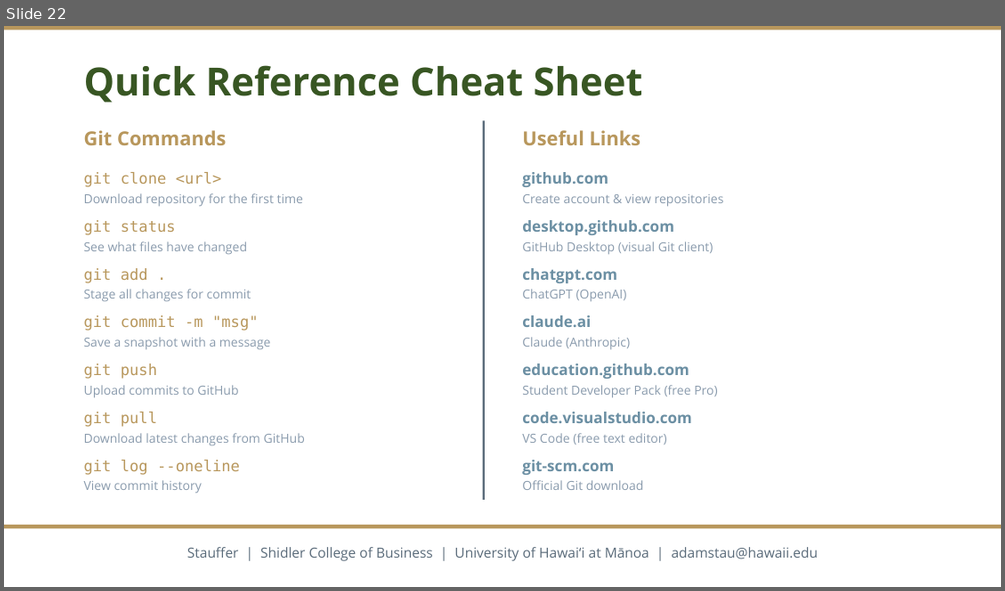
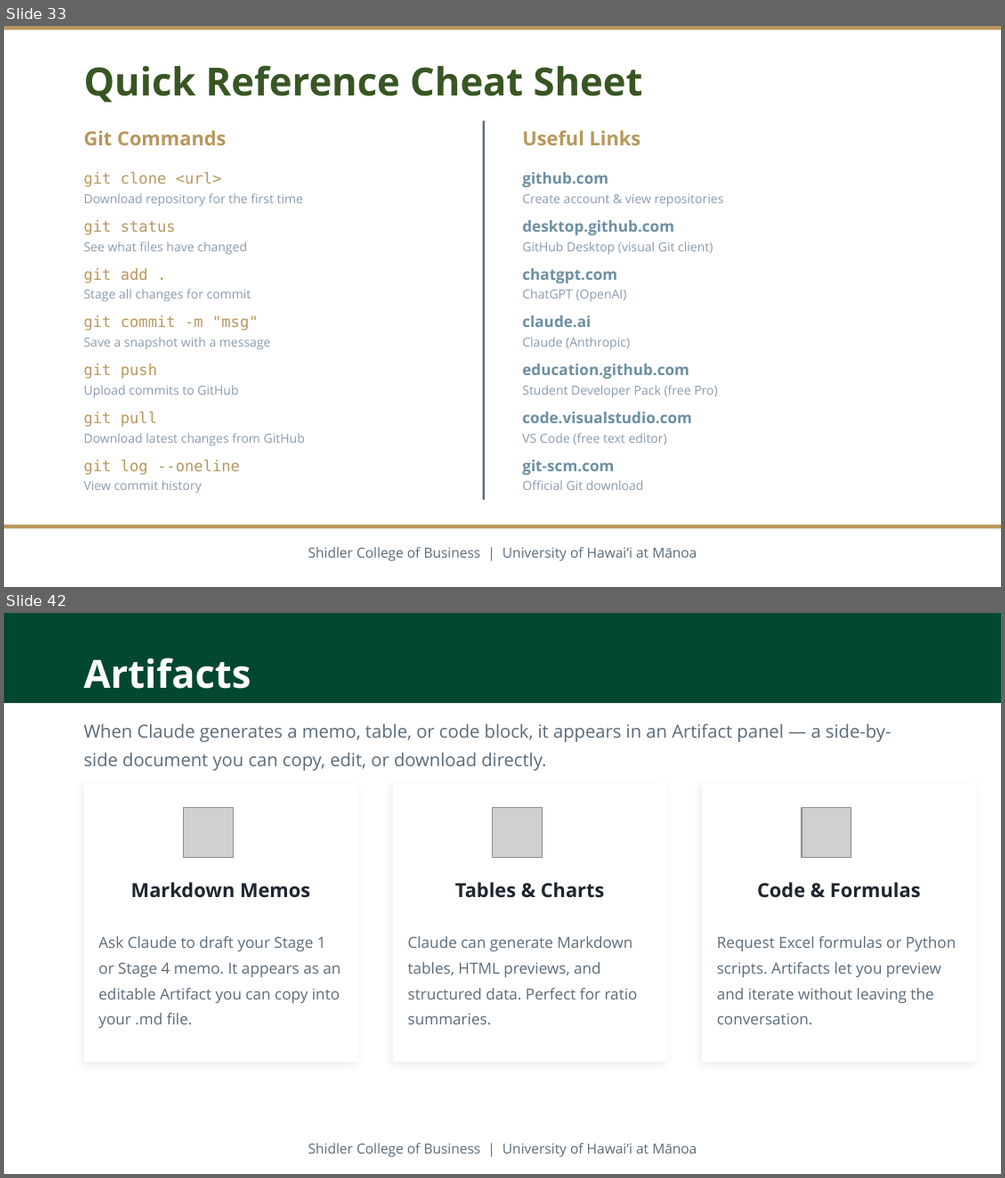
Before and after one commit to adamwstauffer/shidler, a slide deck: courses/BUS-629-VEMBA-International-Corporate-Finance/BUS629_AI_Ratios_Project.pptx. Shown one above the other, each under a label of ours: slide 22 before the commit, slides 33 and 42 after it; the slides between them are not shown. The pictures are 1005x591 and 1005x1178 pixels, drawn with LibreOffice and Linux fonts; fonts in the diff are those of the drawing; grey boxes stand for pictures. Boxes give left, top, right and bottom in pixels: in the first picture for what was removed or moved away, otherwise in the second. Text is boxed around its words. In the diff, an @@ line names an element or a change of style, - is before the commit and + after.

```diff
--- a/courses/BUS-629-VEMBA-International-Corporate-Finance/BUS629_AI_Ratios_Project.pptx
+++ b/courses/BUS-629-VEMBA-International-Corporate-Finance/BUS629_AI_Ratios_Project.pptx
@@ slide 42 added at <box>4,613,1001,1174</box>, background #FFFFFF @@
@@ rectangle added at <box>4,613,1001,703</box>, fill #024731 @@
@@ text added at <box>84,657,251,689</box>, 28 pt, text #FFFFFF, bold @@
+Artifacts
@@ text added at <box>84,723,891,771</box>, 13 pt, text #5A6B7A @@
+When Claude generates a memo, table, or code block, it appears in an Artifact panel — a side-by-side document you can copy, edit, or download directly.
@@ rectangle added at <box>84,782,358,1062</box>, fill #FFFFFF @@
@@ rectangle added at <box>393,782,667,1062</box>, fill #FFFFFF @@
@@ rectangle added at <box>702,782,976,1062</box>, fill #FFFFFF @@
@@ picture added at <box>184,807,234,857</box> @@
@@ picture added at <box>493,807,542,857</box> @@
@@ picture added at <box>801,807,851,857</box> @@
@@ text added at <box>131,882,310,898</box>, 14 pt, text #1E2530, bold @@
+Markdown Memos
@@ text added at <box>455,882,605,898</box>, 14 pt, text #1E2530, bold @@
+Tables & Charts
@@ text added at <box>757,882,921,898</box>, 14 pt, text #1E2530, bold @@
+Code & Formulas
@@ text added at <box>98,936,340,1028</box>, 11 pt, text #5A6B7A @@
+Ask Claude to draft your Stage 1 or Stage 4 memo. It appears as an editable Artifact you can copy into your .md file.
@@ text added at <box>408,936,638,1024</box>, 11 pt, text #5A6B7A @@
+Claude can generate Markdown tables, HTML previews, and structured data. Perfect for ratio summaries.
@@ text added at <box>717,936,955,1024</box>, 11 pt, text #5A6B7A @@
+Request Excel formulas or Python scripts. Artifacts let you preview and iterate without leaving the conversation.
@@ text added at <box>308,1143,696,1157</box>, 10 pt, text #5A6B7A @@
+Shidler College of Business | University of Hawaiʻi at Mānoa
@@ what was slide 22 is now slide 33 @@
@@ slide 33 changed as well @@
@@ text at <box>308,547,696,561</box>: text changed @@
-Stauffer | Shidler College of Business | University of Hawaiʻi at Mānoa | adamstau@hawaii.edu
+Shidler College of Business | University of Hawaiʻi at Mānoa
```
Also in this commit, not shown: 5 other slides changed, 29 other slides added, 1 slide removed.
